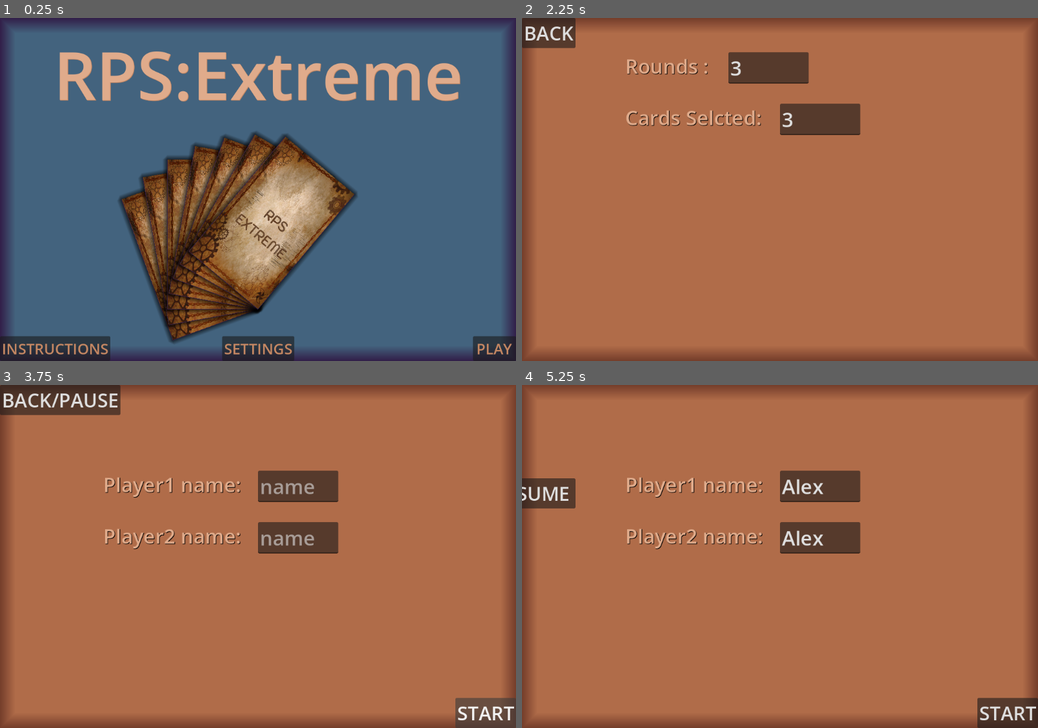
Above: before the commit, frames 1-4 (two rows, left to right).
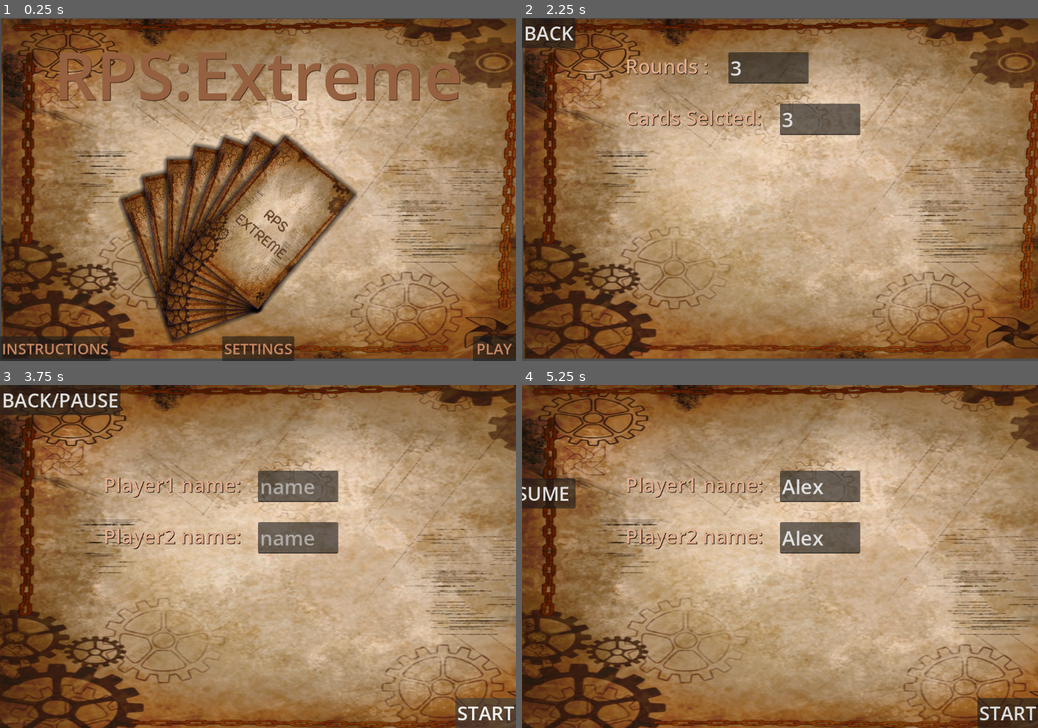
Above: after the commit, the same moments.

Repository: smkillerz777-star/RPS-Extreme
Game: Godot game, scene res://main_menu.tscn
Same seed, same stepped clock (60 frames per second), same inputs: the game is played once before the commit and once after it.
Inputs (mouse positions are in pixels of both pictures, inside the frame that each line leads up to):
- Up to frame 1 (0.25 s): no input
- Up to frame 2 (2.25 s): click "INSTRUCTIONS" at 0.5 s; click "BACK" at 1.25 s; click "SETTINGS" at 2 s
- Up to frame 3 (3.75 s): click "BACK" at 2.75 s; click "PLAY" at 3.5 s
- Up to frame 4 (5.25 s): click (821, 487) at 4.27 s; type "Alex" at 4.35 s; click (821, 539) at 4.5 s; type "Alex" at 4.58 s; click "BACK/PAUSE" at 5 s

The runs differ from the first frame. In frame 1, 83% of the frame differs, in the area x 0-100%, y 0-100%; in frame 2, 83%; in frame 3, 83%; in frame 4, 83%.

Commit message:
added background image and removed panel

Diff:
--- a/rps-extreme/game_over.tscn
+++ b/rps-extreme/game_over.tscn
@@ -1,15 +1,7 @@
 [gd_scene format=3 uid="uid://bcwlxb62k5o8g"]
 
 [ext_resource type="Script" uid="uid://dqholqfmm52jo" path="res://game_over.gd" id="1_y26ei"]
-
-[sub_resource type="StyleBoxFlat" id="StyleBoxFlat_xapjj"]
-bg_color = Color(0.6901961, 0.42352942, 0.28627452, 1)
-border_width_left = 32
-border_width_top = 32
-border_width_right = 32
-border_width_bottom = 32
-border_color = Color(0.45490196, 0.23921569, 0.16862746, 1)
-border_blend = true
+[ext_resource type="Texture2D" uid="uid://c6nhn7yx53ogh" path="res://main_bg.jpeg" id="2_yxx3c"]
 
 [node name="game_over" type="Control" unique_id=585083125]
 layout_mode = 3
@@ -20,14 +12,10 @@
 grow_vertical = 2
 script = ExtResource("1_y26ei")
 
-[node name="Panel" type="Panel" parent="." unique_id=1179638389]
-layout_mode = 1
-anchors_preset = 15
-anchor_right = 1.0
-anchor_bottom = 1.0
-grow_horizontal = 2
-grow_vertical = 2
-theme_override_styles/panel = SubResource("StyleBoxFlat_xapjj")
+[node name="MainBg" type="Sprite2D" parent="." unique_id=355666079]
+position = Vector2(559.75, 358.75)
+scale = Vector2(0.98364276, 0.445591)
+texture = ExtResource("2_yxx3c")
 
 [node name="Label" type="Label" parent="." unique_id=1910377374]
 layout_mode = 1
--- a/rps-extreme/instructions.tscn
+++ b/rps-extreme/instructions.tscn
@@ -2,15 +2,7 @@
 
 [ext_resource type="Script" uid="uid://ybwjvagn5py7" path="res://instructions.gd" id="1_7ls63"]
 [ext_resource type="Texture2D" uid="uid://iwprktscrbfg" path="res://graph.png" id="2_h8hbf"]
-
-[sub_resource type="StyleBoxFlat" id="StyleBoxFlat_h8hbf"]
-bg_color = Color(0.6901961, 0.42352942, 0.28627452, 1)
-border_width_left = 32
-border_width_top = 32
-border_width_right = 32
-border_width_bottom = 32
-border_color = Color(0.45490196, 0.23921569, 0.16862746, 1)
-border_blend = true
+[ext_resource type="Texture2D" uid="uid://c6nhn7yx53ogh" path="res://main_bg.jpeg" id="2_ne5nb"]
 
 [node name="Instructions" type="Control" unique_id=1292410311]
 layout_mode = 3
@@ -21,14 +13,10 @@
 grow_vertical = 2
 script = ExtResource("1_7ls63")
 
-[node name="Panel" type="Panel" parent="." unique_id=1032742952]
-layout_mode = 1
-anchors_preset = 15
-anchor_right = 1.0
-anchor_bottom = 1.0
-grow_horizontal = 2
-grow_vertical = 2
-theme_override_styles/panel = SubResource("StyleBoxFlat_h8hbf")
+[node name="MainBg" type="Sprite2D" parent="." unique_id=688555865]
+position = Vector2(559.75, 358.75)
+scale = Vector2(0.98364276, 0.445591)
+texture = ExtResource("2_ne5nb")
 
 [node name="page2" type="Control" parent="." unique_id=1006784132]
 visible = false
--- a/rps-extreme/main_game.tscn
+++ b/rps-extreme/main_game.tscn
@@ -2,15 +2,7 @@
 
 [ext_resource type="Script" uid="uid://bgwnuwrrvxb5r" path="res://main_game.gd" id="1_1oj5k"]
 [ext_resource type="PackedScene" uid="uid://bdqimnhsve36w" path="res://card.tscn" id="2_yx7mw"]
-
-[sub_resource type="StyleBoxFlat" id="StyleBoxFlat_yx7mw"]
-bg_color = Color(0.6901961, 0.42352942, 0.28627452, 1)
-border_width_left = 32
-border_width_top = 32
-border_width_right = 32
-border_width_bottom = 32
-border_color = Color(0.45490196, 0.23921569, 0.16862746, 1)
-border_blend = true
+[ext_resource type="Texture2D" uid="uid://c6nhn7yx53ogh" path="res://main_bg.jpeg" id="3_ykeeq"]
 
 [node name="main_game" type="Control" unique_id=721060528]
 layout_mode = 3
@@ -21,14 +13,10 @@
 grow_vertical = 2
 script = ExtResource("1_1oj5k")
 
-[node name="Panel" type="Panel" parent="." unique_id=1351053319]
-layout_mode = 1
-anchors_preset = 15
-anchor_right = 1.0
-anchor_bottom = 1.0
-grow_horizontal = 2
-grow_vertical = 2
-theme_override_styles/panel = SubResource("StyleBoxFlat_yx7mw")
+[node name="MainBg" type="Sprite2D" parent="." unique_id=561546978]
+position = Vector2(607.25, 364.5)
+scale = Vector2(1.0800177, 0.46091312)
+texture = ExtResource("3_ykeeq")
 
 [node name="player1" type="Label" parent="." unique_id=1794818803]
 layout_mode = 1
--- a/rps-extreme/main_menu.tscn
+++ b/rps-extreme/main_menu.tscn
@@ -2,15 +2,7 @@
 
 [ext_resource type="Script" uid="uid://bkrt1qt7git6" path="res://main_menu.gd" id="1_06t4h"]
 [ext_resource type="PackedScene" uid="uid://bdqimnhsve36w" path="res://card.tscn" id="2_7vrkn"]
-
-[sub_resource type="StyleBoxFlat" id="StyleBoxFlat_7vrkn"]
-bg_color = Color(0.2627451, 0.3882353, 0.49411765, 1)
-border_width_left = 32
-border_width_top = 32
-border_width_right = 32
-border_width_bottom = 32
-border_color = Color(0.19607843, 0.11764706, 0.28235295, 1)
-border_blend = true
+[ext_resource type="Texture2D" uid="uid://c6nhn7yx53ogh" path="res://main_bg.jpeg" id="3_fu7sn"]
 
 [node name="main_menu" type="Control" unique_id=407472160]
 layout_mode = 3
@@ -21,14 +13,10 @@
 grow_vertical = 2
 script = ExtResource("1_06t4h")
 
-[node name="Panel" type="Panel" parent="." unique_id=1155414104]
-layout_mode = 1
-anchors_preset = 15
-anchor_right = 1.0
-anchor_bottom = 1.0
-grow_horizontal = 2
-grow_vertical = 2
-theme_override_styles/panel = SubResource("StyleBoxFlat_7vrkn")
+[node name="MainBg" type="Sprite2D" parent="." unique_id=137237811]
+position = Vector2(559.75, 358.75)
+scale = Vector2(0.98364276, 0.445591)
+texture = ExtResource("3_fu7sn")
 
 [node name="Play_Button" type="Button" parent="." unique_id=987525538]
 layout_mode = 1
@@ -75,8 +63,8 @@
 offset_right = 49.0
 offset_bottom = 23.0
 grow_horizontal = 2
-theme_override_colors/font_color = Color(0.8784314, 0.67058825, 0.54509807, 1)
-theme_override_colors/font_shadow_color = Color(0.7764706, 0.53333336, 0.3882353, 1)
+theme_override_colors/font_color = Color(0.5895997, 0.38265383, 0.25210044, 1)
+theme_override_colors/font_shadow_color = Color(0.22648236, 0.131773, 0.07382872, 1)
 text = "RPS:Extreme"
 
 [node name="Setting_Button" type="Button" parent="." unique_id=346230173]
--- a/rps-extreme/settings.tscn
+++ b/rps-extreme/settings.tscn
@@ -1,15 +1,7 @@
 [gd_scene format=3 uid="uid://cpfjvboh6iijf"]
 
 [ext_resource type="Script" uid="uid://m43wxdgsyhdg" path="res://settings.gd" id="1_x2hje"]
-
-[sub_resource type="StyleBoxFlat" id="StyleBoxFlat_jwo76"]
-bg_color = Color(0.6901961, 0.42352942, 0.28627452, 1)
-border_width_left = 32
-border_width_top = 32
-border_width_right = 32
-border_width_bottom = 32
-border_color = Color(0.45490196, 0.23921569, 0.16862746, 1)
-border_blend = true
+[ext_resource type="Texture2D" uid="uid://c6nhn7yx53ogh" path="res://main_bg.jpeg" id="2_nkug2"]
 
 [node name="settings" type="Control" unique_id=925157582]
 layout_mode = 3
@@ -20,14 +12,10 @@
 grow_vertical = 2
 script = ExtResource("1_x2hje")
 
-[node name="Panel" type="Panel" parent="." unique_id=600216393]
-layout_mode = 1
-anchors_preset = 15
-anchor_right = 1.0
-anchor_bottom = 1.0
-grow_horizontal = 2
-grow_vertical = 2
-theme_override_styles/panel = SubResource("StyleBoxFlat_jwo76")
+[node name="MainBg" type="Sprite2D" parent="." unique_id=918666054]
+position = Vector2(559.75, 358.75)
+scale = Vector2(0.98364276, 0.445591)
+texture = ExtResource("2_nkug2")
 
 [node name="input1" type="LineEdit" parent="." unique_id=1028867089]
 layout_mode = 1
Binary file added: rps-extreme/main_bg.jpeg
Not shown, added: rps-extreme/main_bg.jpeg.import
